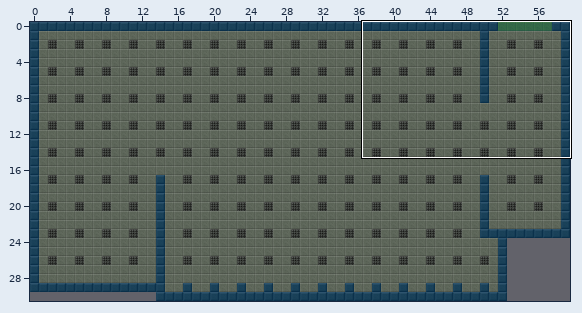
Tiled map, stored at docs/maps/campaign_01_room_001.tmx. Above, an overview of the earlier version with the close-up marked.
Close-up. As it was:
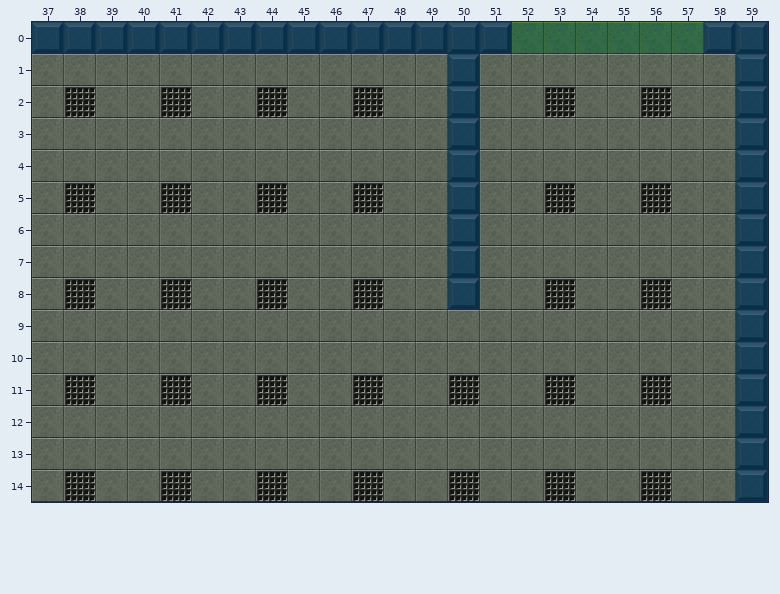
Cells are 32x32 px. Shown: x 37..59, y 0..14.
After:
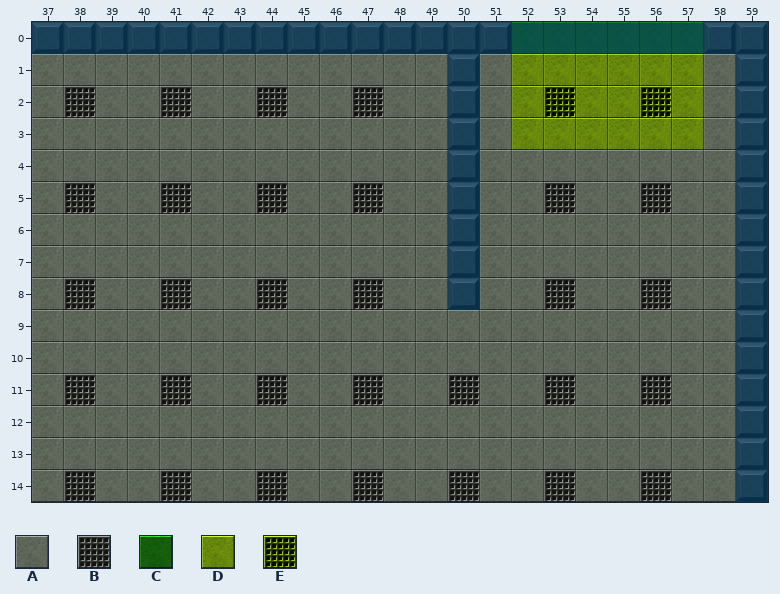
Key: from "floor": A 0, B 6, C 56, D 70, E 76.
_ is an empty cell, . an unchanged one.
Edits made:
--- layer "terrain"
@@ x 52..57 @@
- 0 DDDDDD
- 1 AAAAAA
- 2 ABAABA
- 3 AAAAAA
+ 0 CCCCCC
+ 1 DDDDDD
+ 2 DEDDED
+ 3 DDDDDD
